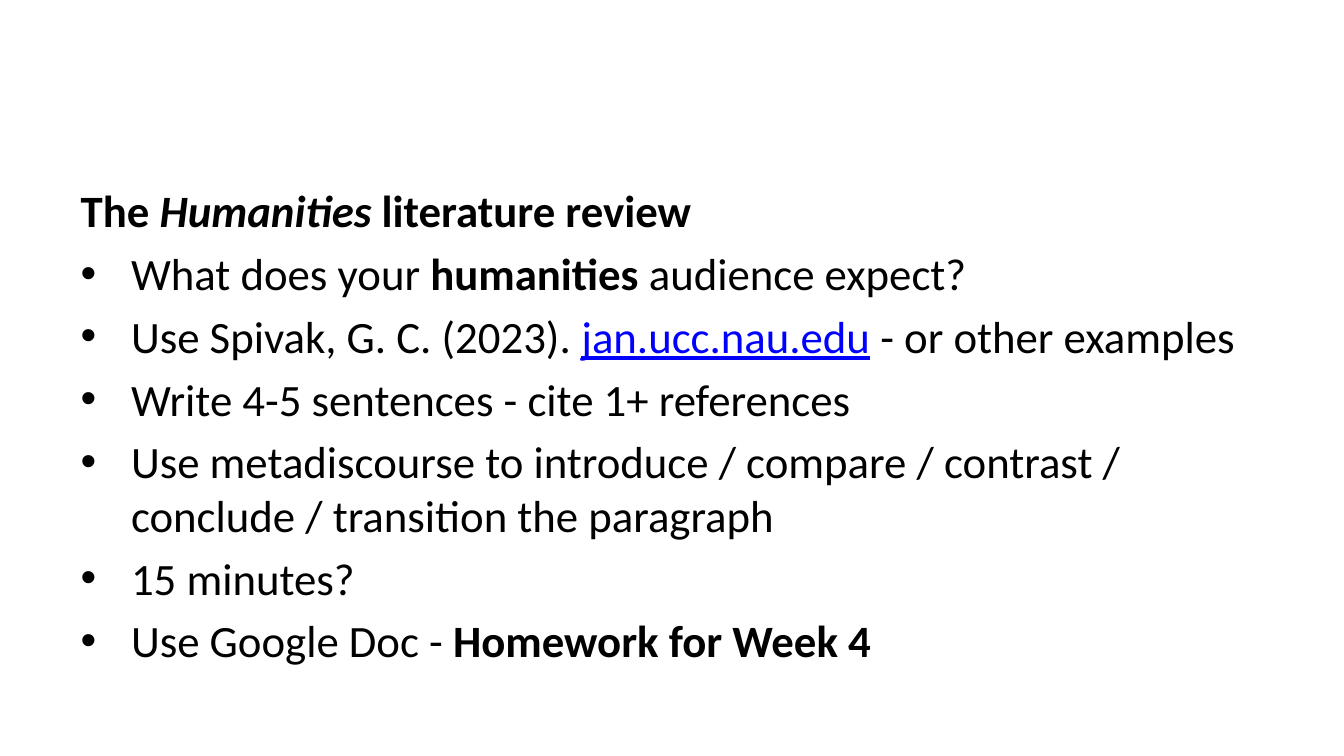
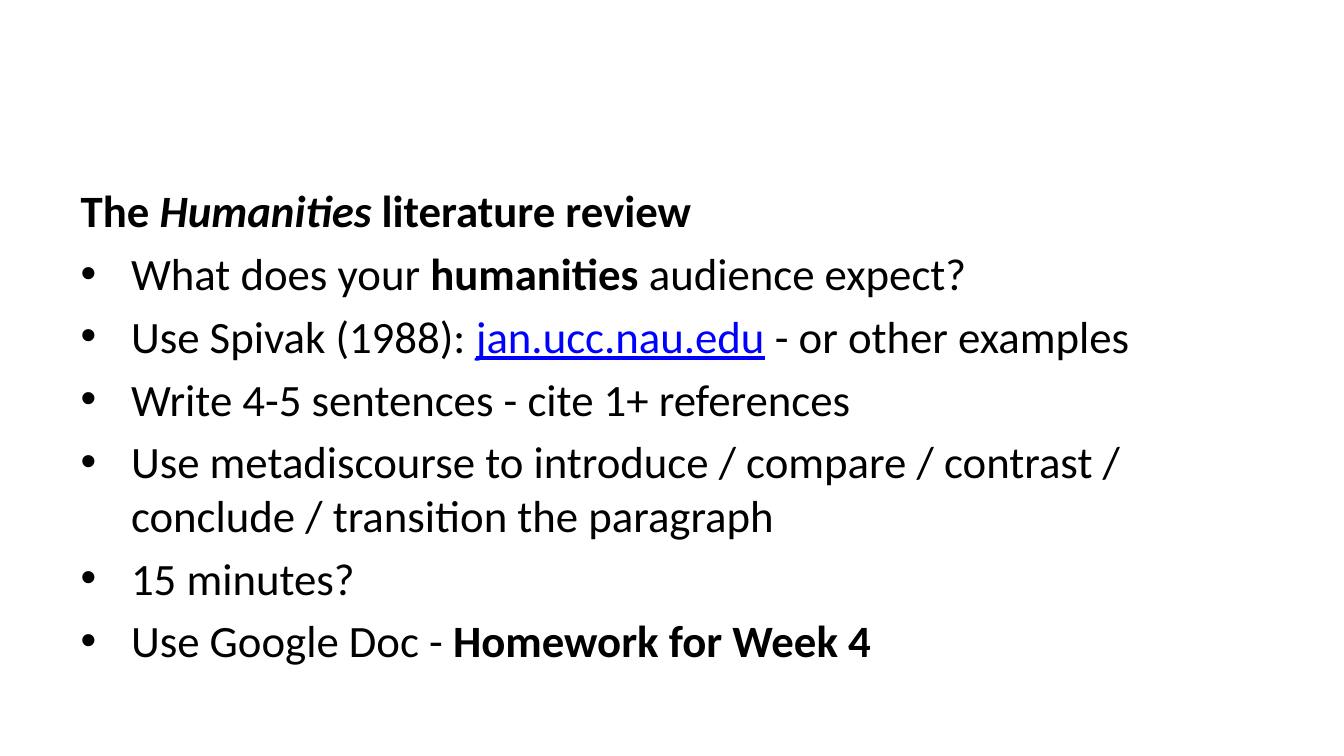
Before and after one commit to liammagee/machinespirits-content-philosophy, a slide deck: slide 20 of courses/590-fall-2026/590-lecture-4.pptx. Drawn at 1344x756 pixels with LibreOffice and Linux fonts; fonts in the diff are those of the drawing. Boxes give left, top, right and bottom in pixels: in the first picture for what was removed or moved away, otherwise in the second. Text is boxed around its words. In the diff, an @@ line names an element or a change of style, - is before the commit and + after.

```diff
--- a/courses/590-fall-2026/590-lecture-4.pptx
+++ b/courses/590-fall-2026/590-lecture-4.pptx
@@ text at [131,320,1129,361]: text changed @@
-• Use Spivak, G. C. (2023). jan.ucc.nau.edu - or other examples
+• Use Spivak (1988): jan.ucc.nau.edu - or other examples
```
Also in this commit, not shown: 1 other slide changed, 21 other files.
